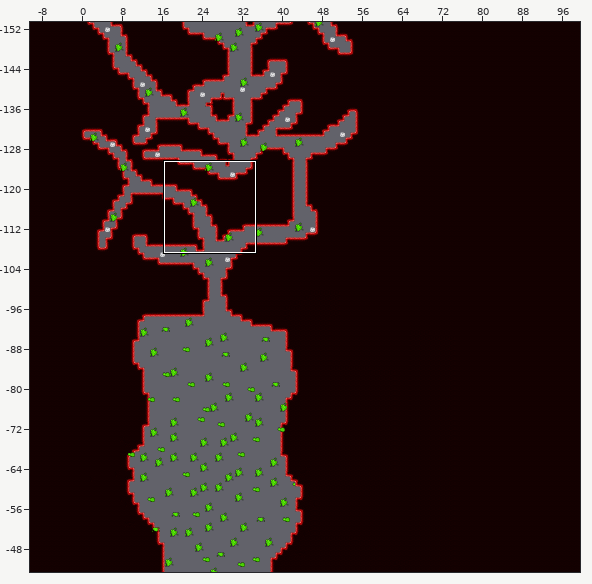
Tiled map (JSON): src/assets/maps/sperm.json. Above, an overview of the earlier version with the close-up marked.
Close-up. Before the edit:
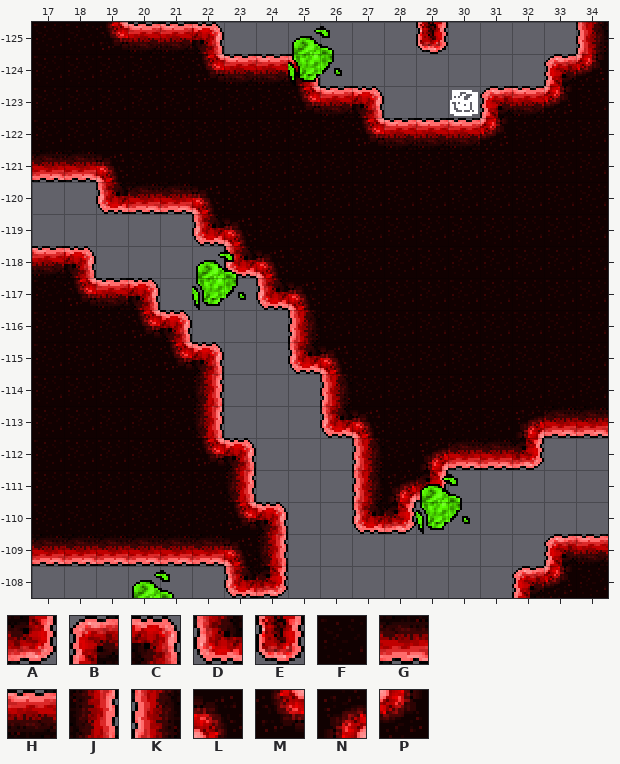
Cells are 16x16 px. Shown: x 17..34, y -125..-108. The commit also changed other parts of the map, which this record leaves out.
Key: from "organ": A 0, B 0 turned 180, C 0 turned 270, D 0 turned 90, E 1, F 2, G 4, H 4 turned 180, J 4 turned 270, K 4 turned 90, L 5, M 5 turned 180, N 5 turned 270, P 5 turned 90.
_ is an empty cell.
Layers that did not change in this view are not listed.
Layer "top" before, first column x 17:
-125 FFMHHC______E____K
-124 FFFFFMHHC_______BP
-123 FFFFFFFFMHC___BHPF
-122 FFFFFFFFFFMHHHPFFF
-121 GGLFFFFFFFFFFFFFFF
-120 __DGGLFFFFFFFFFFFF
-119 _____DLFFFFFFFFFFF
-118 HC____DLFFFFFFFFFF
-117 FMHC___DLFFFFFFFFF
-116 FFFMC___KFFFFFFFFF
-115 FFFFMC__DLFFFFFFFF
-114 FFFFFJ___KFFFFFFFF
-113 FFFFFJ___DLFFFFNGG
-112 FFFFFMC___KFNGGA__
-111 FFFFFFJ___KNA_____
-110 FFFFFFMC__DA______
-109 GGGGGGLJ________BH
-108 ______DA_______BPF
The result:
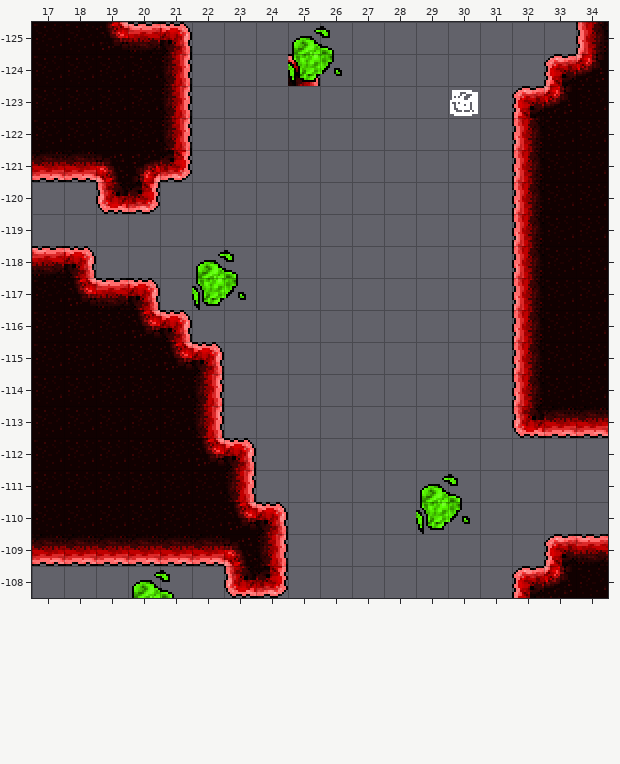
Diff:
Changed rows in their new state; . is an unchanged cell.
Layer "top":
first column x 20:
-125 .C_......_...
-124 .J___........
-123 .J______..._B
-122 .J__________K
-121 NA__________K
-120 A___________K
-119 ..__________K
-118 ..._________K
-117 ....________K
-116 ....._______K
-115 ....._______K
-114 ......______K
-113 ......______D
-112 .......______
-111 .......___...
-110 .......__....
